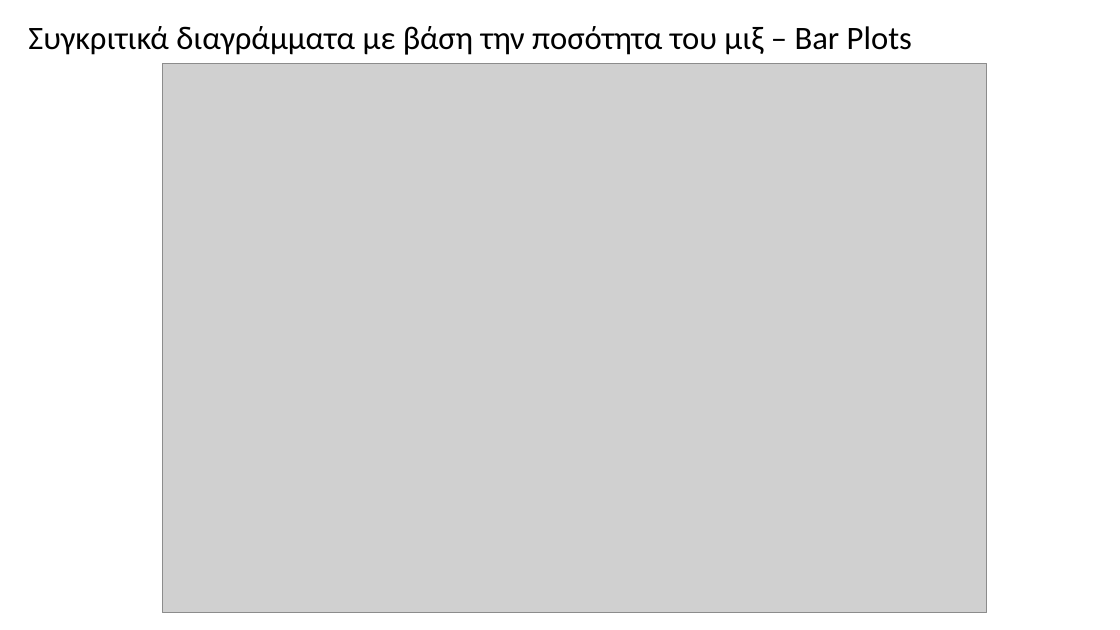
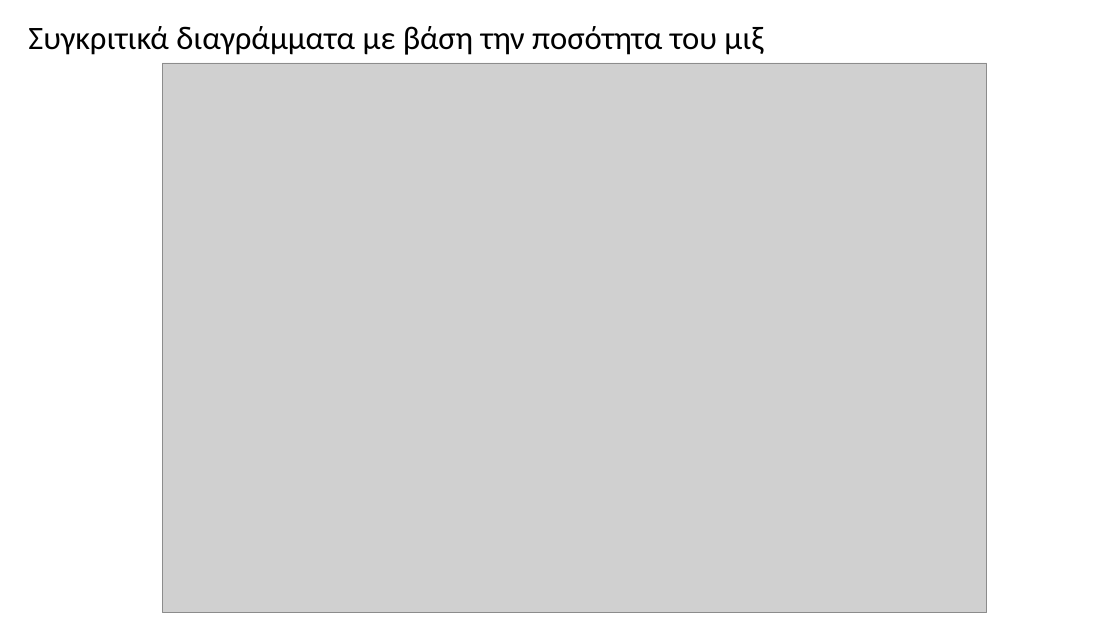
Before and after one commit to Vidianos-Giannitsis/masters-thesis, a slide deck: slide 3 of Reports/lab_scale_SSF_trial_2.pptx. Drawn at 1120x630 pixels with LibreOffice and Linux fonts; fonts in the diff are those of the drawing; grey boxes stand for pictures. Boxes give left, top, right and bottom in pixels: in the first picture for what was removed or moved away, otherwise in the second. Text is boxed around its words. In the diff, an @@ line names an element or a change of style, - is before the commit and + after.

```diff
--- a/Reports/lab_scale_SSF_trial_2.pptx
+++ b/Reports/lab_scale_SSF_trial_2.pptx
@@ title at bbox=[28, 26, 763, 55]: text changed @@
-Συγκριτικά διαγράμματα με βάση την ποσότητα του μιξ – Bar Plots
+Συγκριτικά διαγράμματα με βάση την ποσότητα του μιξ
```
Also in this commit, not shown: 4 other slides changed, 9 slides added, 4 slides removed, 19 other files.
